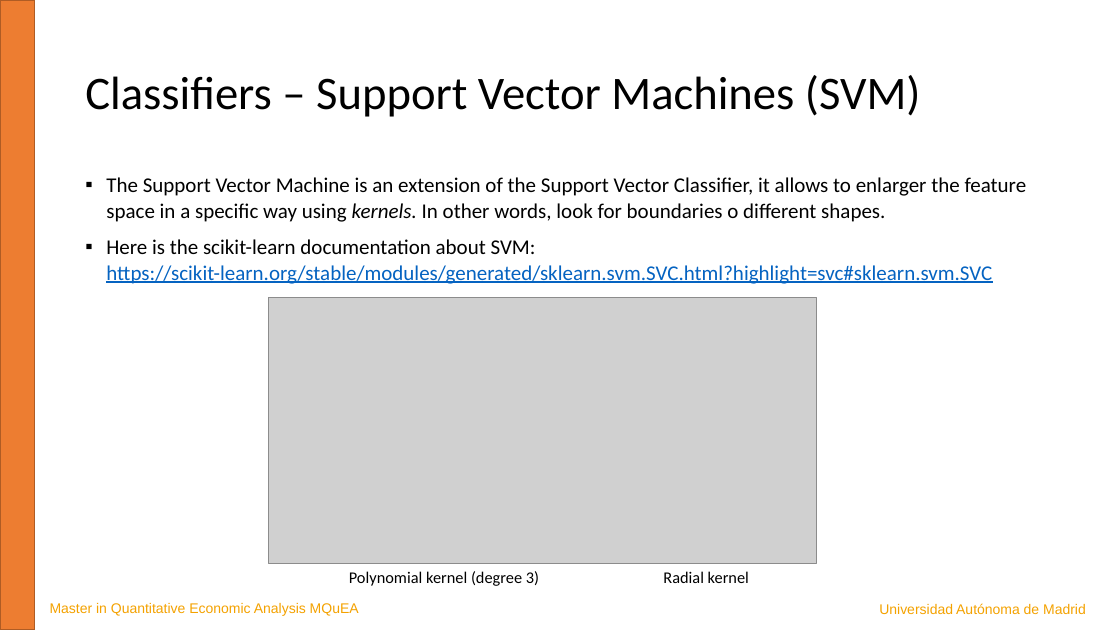
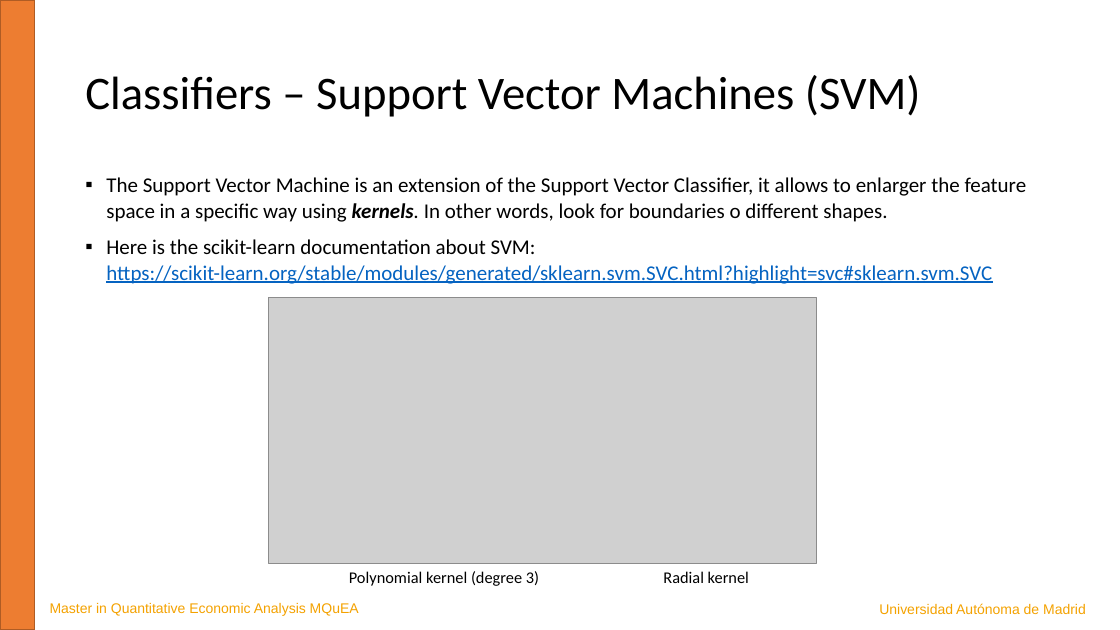
Before and after one commit to JavierBas/IMLEF-MQuEA, a slide deck: slide 10 of Course content/Slides/Topic 4 - Classification.pptx (slide 14 before the commit). Drawn at 1120x630 pixels with LibreOffice and Linux fonts; fonts in the diff are those of the drawing; grey boxes stand for pictures. Boxes give left, top, right and bottom in pixels: in the first picture for what was removed or moved away, otherwise in the second. Text is boxed around its words. In the diff, an @@ line names an element or a change of style, - is before the commit and + after.

```diff
--- a/Course content/Slides/Topic 4 - Classification.pptx
+++ b/Course content/Slides/Topic 4 - Classification.pptx
@@ text at [106,177,1027,222]: bold on in "kernels." @@
```
Also in this commit, not shown: 8 other slides changed, 1 slide removed, 1 other file.
